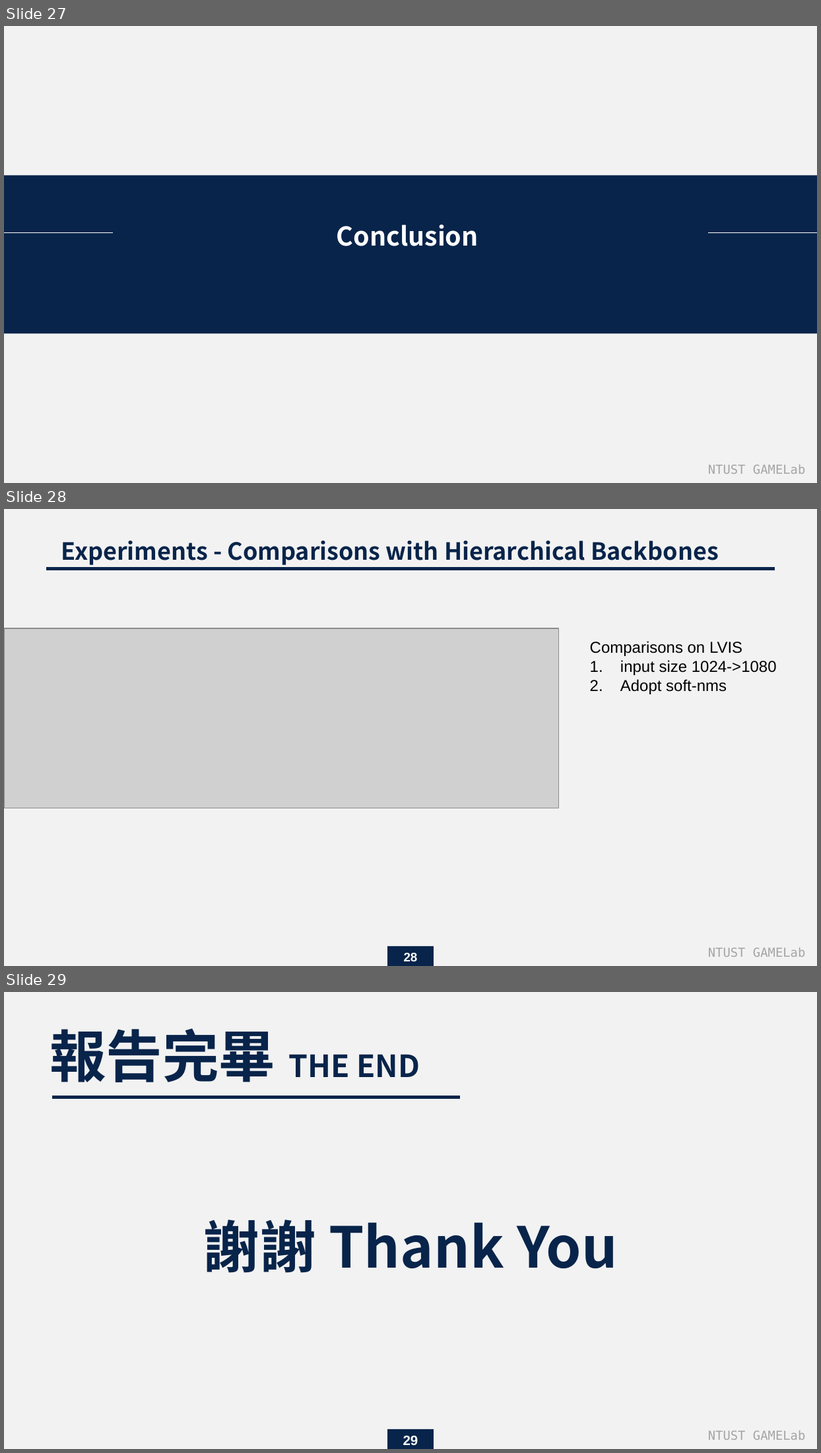
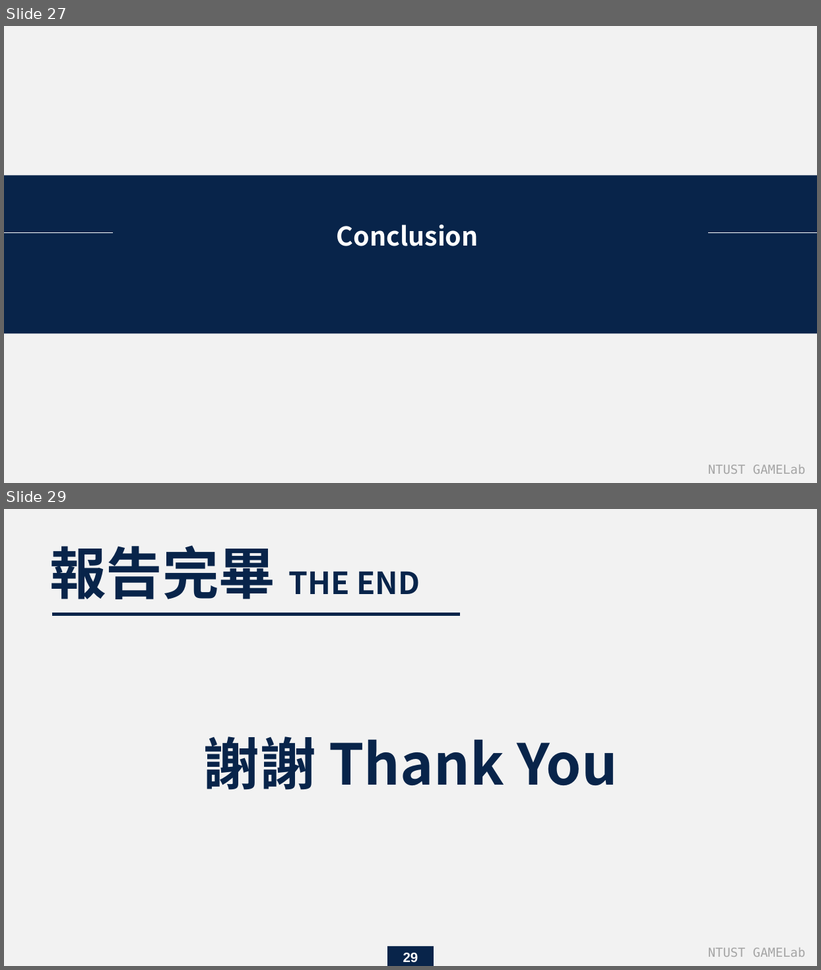
Before and after one commit to endman100/paper-, a slide deck: Exploring Plain Vision Transformer Backbones for Object Detection_M11015039.pptx. Shown one above the other, each under a label of ours: slides 27, 28 and 29 before the commit, slides 27 and 29 after it; the slides between them are not shown. The pictures are 821x1453 and 821x970 pixels, drawn with LibreOffice and Linux fonts; fonts in the diff are those of the drawing; grey boxes stand for pictures. Boxes give left, top, right and bottom in pixels: in the first picture for what was removed or moved away, otherwise in the second. Text is boxed around its words. In the diff, an @@ line names an element or a change of style, - is before the commit and + after.

```diff
--- a/Exploring Plain Vision Transformer Backbones for Object Detection_M11015039.pptx
+++ b/Exploring Plain Vision Transformer Backbones for Object Detection_M11015039.pptx
@@ slide 28 removed at <box>4,509,817,966</box>, background #F2F2F2 @@
@@ text removed at <box>61,541,719,565</box> @@
-Experiments - Comparisons with Hierarchical Backbones
@@ line removed from (775, 569) to (46, 569) @@
@@ picture removed at <box>4,628,558,808</box> @@
@@ text removed at <box>590,641,777,694</box> @@
-Comparisons on LVIS
-1. input size 1024->1080
-2. Adopt soft-nms
@@ rectangle removed at <box>388,947,434,966</box> @@
@@ page number removed at <box>404,953,418,962</box> @@
-28
@@ text removed at <box>708,948,805,957</box> @@
-NTUST GAMELab
```
Also in this commit, not shown: 9 slides changed, 1 slide added.
